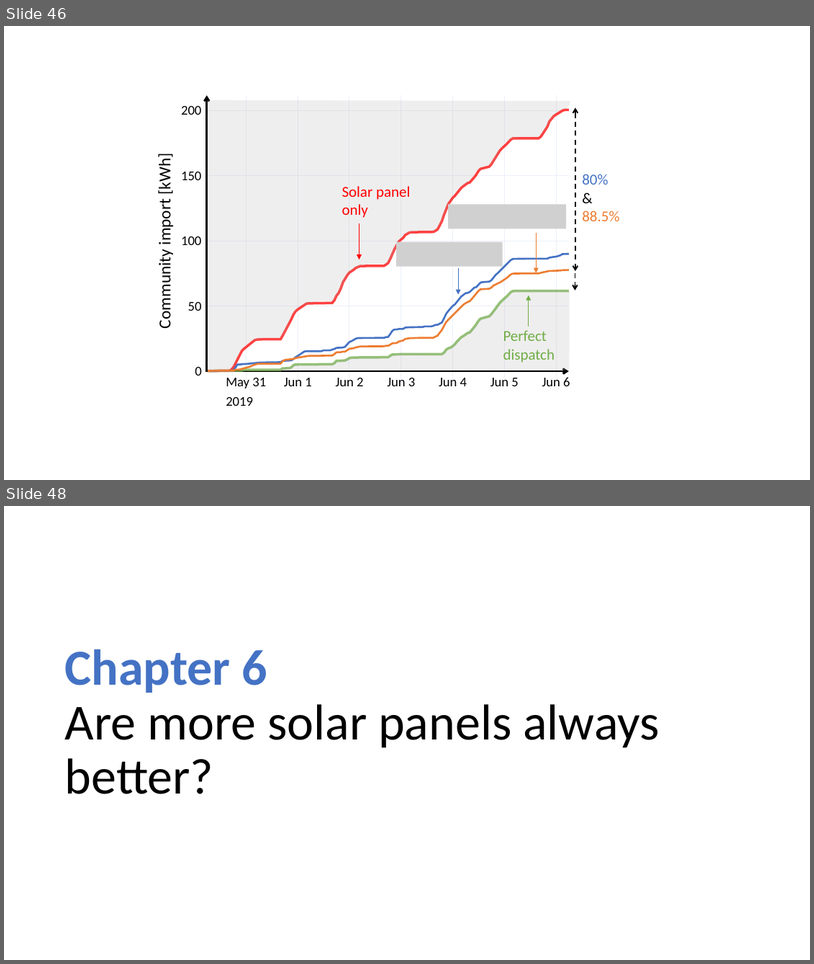
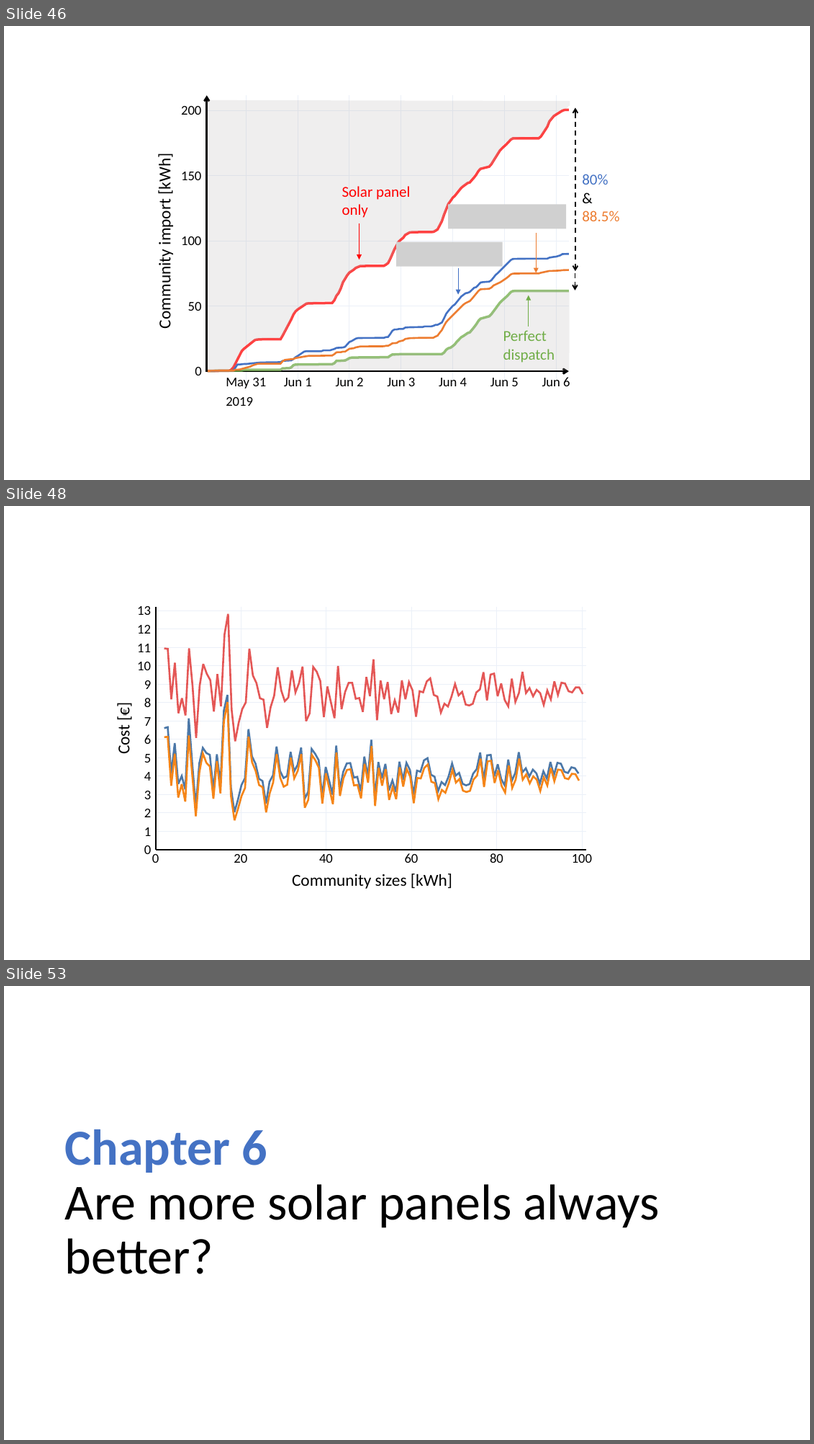
Before and after one commit to Jonathan56/supplementary_thesis, a slide deck: figures.pptx. Shown one above the other, each under a label of ours: slides 46 and 48 before the commit, slides 46, 48 and 53 after it; the slides between them are not shown. The pictures are 814x964 and 814x1444 pixels, drawn with LibreOffice and Linux fonts; fonts in the diff are those of the drawing; grey boxes stand for pictures. Boxes give left, top, right and bottom in pixels: in the first picture for what was removed or moved away, otherwise in the second. Text is boxed around its words. In the diff, an @@ line names an element or a change of style, - is before the commit and + after.

```diff
--- a/figures.pptx
+++ b/figures.pptx
@@ slide 48 added at <box>4,506,810,960</box>, background #FFFFFF @@
@@ group added at <box>114,576,592,862</box>: 24 freeform shapes, 20 texts @@
+0
+20
+40
+60
+80
+100
+0
+1
+2
+3
+4
+5
+6
+7
+8
+9
+10
+11
+12
+13
@@ text added at <box>113,728,134,754</box>, 20 pt, text #000000 @@
+Cost [€]
@@ text added at <box>292,873,453,888</box>, 20 pt, text #000000 @@
+Community sizes [kWh]
@@ what was slide 48 is now slide 53 @@
```
Also in this commit, not shown: 2 slides changed, 4 other slides added, 14 other files.
